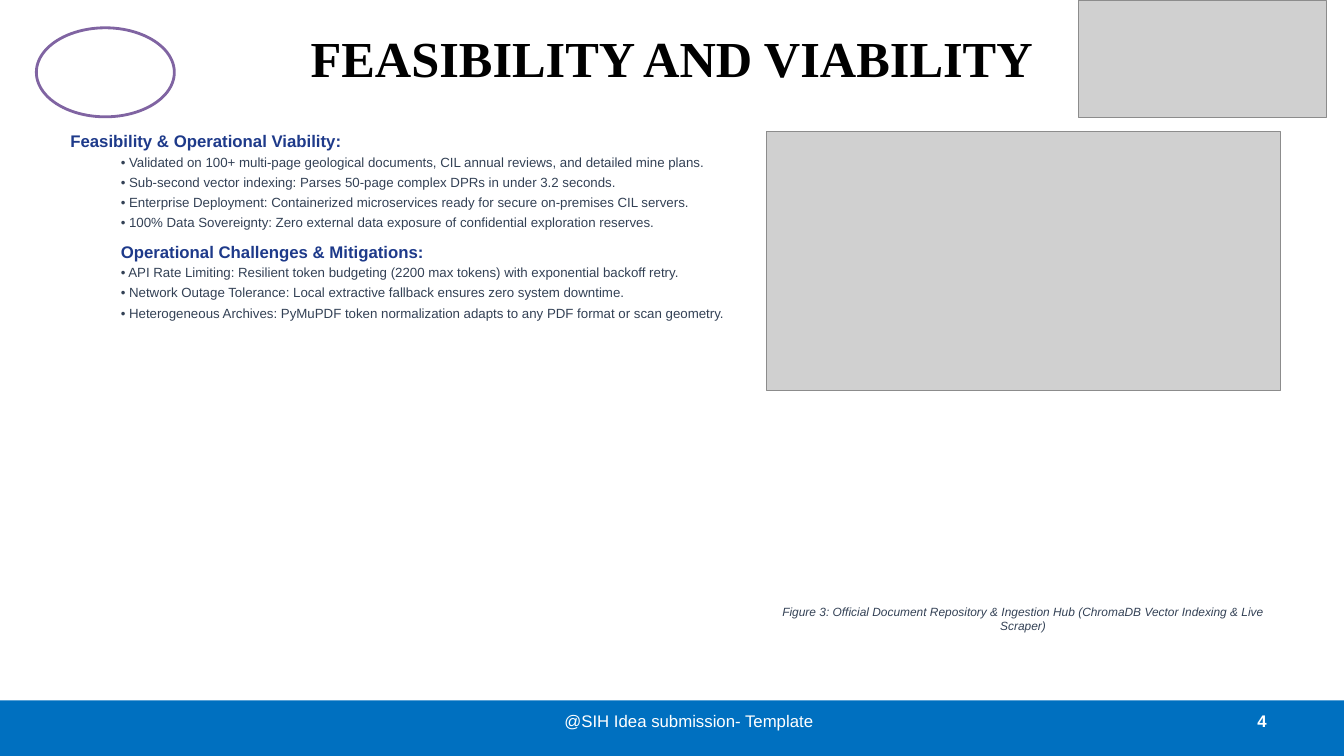
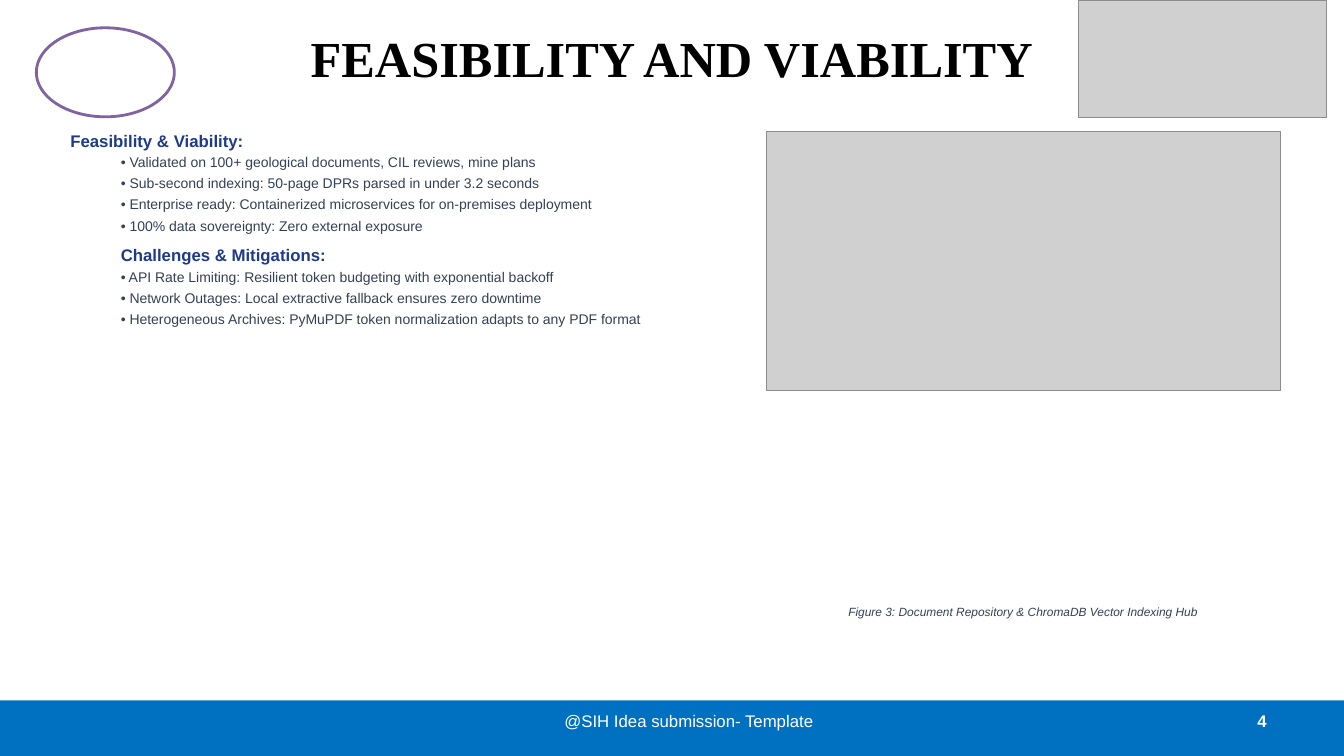
Before and after one commit to Sankar7567/data_miners, a slide deck: slide 4 of SIH2026_GeoIntel_Core_Data_Miners.pptx. Drawn at 1344x756 pixels with LibreOffice and Linux fonts; fonts in the diff are those of the drawing; grey boxes stand for pictures. Boxes give left, top, right and bottom in pixels: in the first picture for what was removed or moved away, otherwise in the second. Text is boxed around its words. In the diff, an @@ line names an element or a change of style, - is before the commit and + after.

```diff
--- a/SIH2026_GeoIntel_Core_Data_Miners.pptx
+++ b/SIH2026_GeoIntel_Core_Data_Miners.pptx
@@ text at (70,135,641,327): text changed; size 9.5 to 10 pt @@
-Feasibility & Operational Viability:
-  • Validated on 100+ multi-page geological documents, CIL annual reviews, and detailed mine plans.
-  • Sub-second vector indexing: Parses 50-page complex DPRs in under 3.2 seconds.
-  • Enterprise Deployment: Containerized microservices ready for secure on-premises CIL servers.
-  • 100% Data Sovereignty: Zero external data exposure of confidential exploration reserves.
-Operational Challenges & Mitigations:
-  • API Rate Limiting: Resilient token budgeting (2200 max tokens) with exponential backoff retry.
-  • Network Outage Tolerance: Local extractive fallback ensures zero system downtime.
-  • Heterogeneous Archives: PyMuPDF token normalization adapts to any PDF format or scan geometry.
+Feasibility & Viability:
+  • Validated on 100+ geological documents, CIL reviews, mine plans
+  • Sub-second indexing: 50-page DPRs parsed in under 3.2 seconds
+  • Enterprise ready: Containerized microservices for on-premises deployment
+  • 100% data sovereignty: Zero external exposure
+Challenges & Mitigations:
+  • API Rate Limiting: Resilient token budgeting with exponential backoff
+  • Network Outages: Local extractive fallback ensures zero downtime
+  • Heterogeneous Archives: PyMuPDF token normalization adapts to any PDF format
@@ text at (848,607,1198,619): text changed @@
-Figure 3: Official Document Repository & Ingestion Hub (ChromaDB Vector Indexing & Live Scraper)
+Figure 3: Document Repository & ChromaDB Vector Indexing Hub
```
Also in this commit, not shown: 5 other slides changed, 9 other files.
